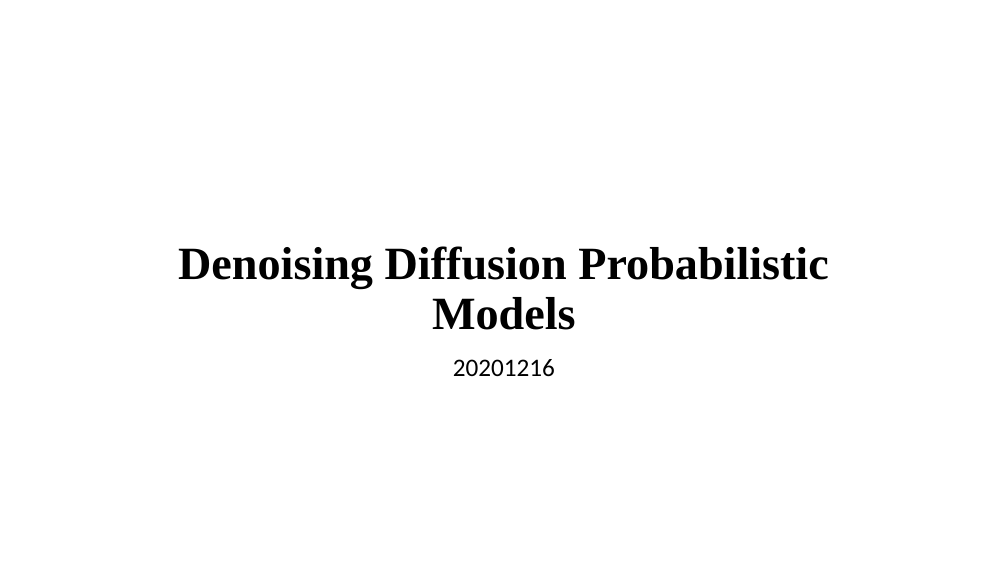
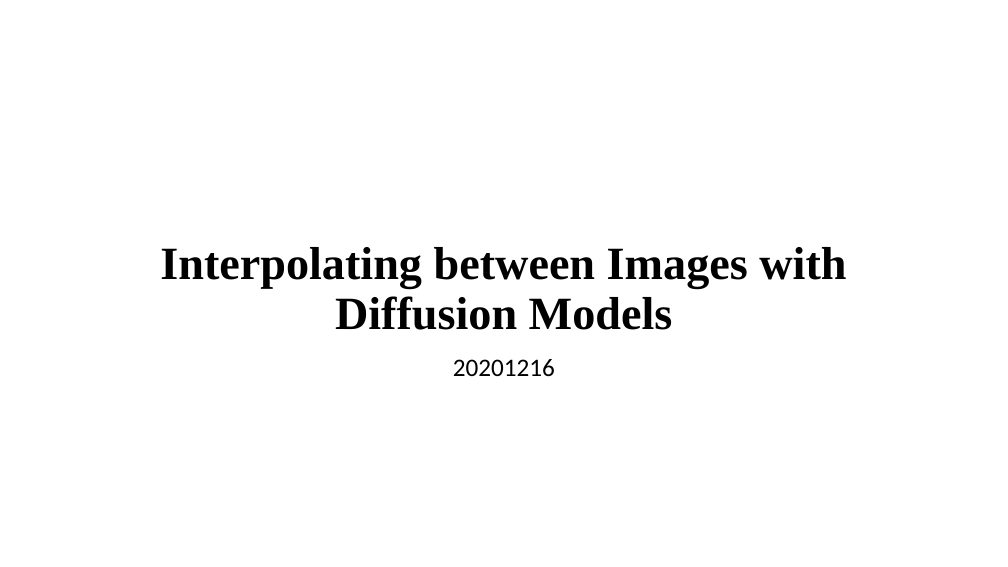
Before and after one commit to jasonfghx/lilicoco, a slide deck: slide 1 of diffusion書報/DDPM.pptx. Drawn at 1008x567 pixels with LibreOffice and Linux fonts; fonts in the diff are those of the drawing. Boxes give left, top, right and bottom in pixels: in the first picture for what was removed or moved away, otherwise in the second. Text is boxed around its words. In the diff, an @@ line names an element or a change of style, - is before the commit and + after.

```diff
--- a/diffusion書報/DDPM.pptx
+++ b/diffusion書報/DDPM.pptx
@@ title at (160,247,846,330): text changed @@
-Denoising Diffusion Probabilistic Models
+Interpolating between Images with Diffusion Models
```
